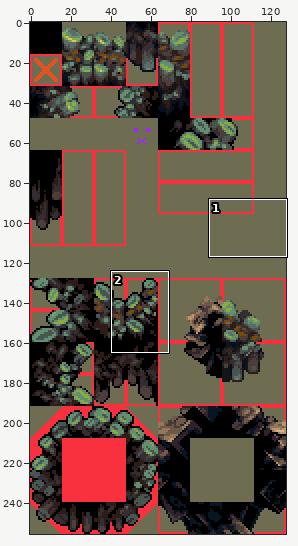
Edited in one commit: sprite sheet (images/tiles/forest-ground1.png). Above, an overview of the earlier version with the close-up marked.
Close-up. Before the commit:
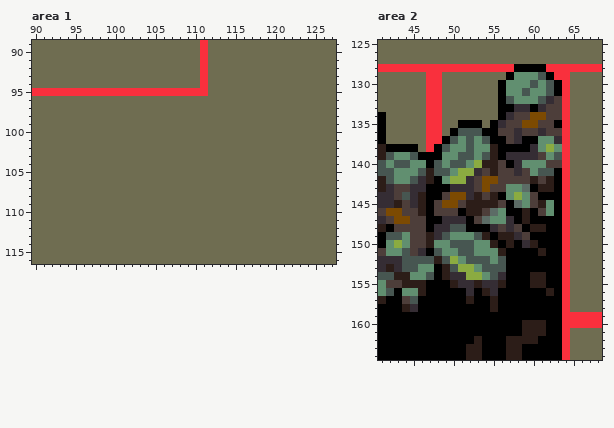
The file is 128x256 pixels. Shown: area 1: x 90..127, y 89..116; area 2: x 41..68, y 125..164.
And afterwards:
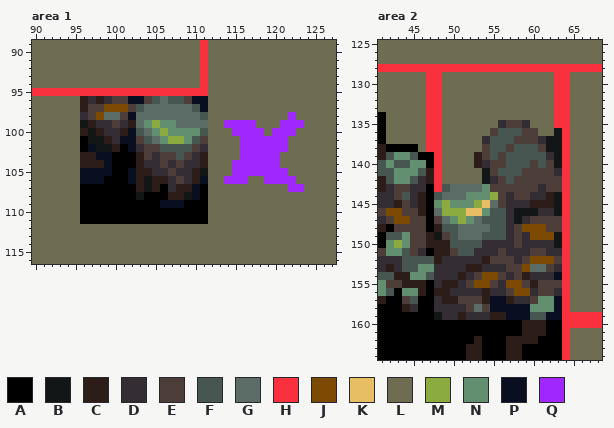
Palette (. is transparent): A #000000  B #131617  C #2c1d18  D #352d34  E #4d3e3a  F #475651  G #5c6c66  H #f9303d  J #7c4a02  K #e8be64  L #6f6d51  M #8bab41  N #618f70  P #090f21  Q #a127ff
Log entry: Incomplete touchup of the forest ground tiles.
Difference:
--- area 1
@@ x 90..127 @@
  95 HHHHHHHHHHHHHHHHHHHHHHLLLLLLLLLLLLLLLL
- 96 LLLLLLLLLLLLLLLLLLLLLLLLLLLLLLLLLLLLLL
- 97 LLLLLLLLLLLLLLLLLLLLLLLLLLLLLLLLLLLLLL
- 98 LLLLLLLLLLLLLLLLLLLLLLLLLLLLLLLLLLLLLL
- 99 LLLLLLLLLLLLLLLLLLLLLLLLLLLLLLLLLLLLLL
-100 LLLLLLLLLLLLLLLLLLLLLLLLLLLLLLLLLLLLLL
-101 LLLLLLLLLLLLLLLLLLLLLLLLLLLLLLLLLLLLLL
-102 LLLLLLLLLLLLLLLLLLLLLLLLLLLLLLLLLLLLLL
-103 LLLLLLLLLLLLLLLLLLLLLLLLLLLLLLLLLLLLLL
-104 LLLLLLLLLLLLLLLLLLLLLLLLLLLLLLLLLLLLLL
-105 LLLLLLLLLLLLLLLLLLLLLLLLLLLLLLLLLLLLLL
-106 LLLLLLLLLLLLLLLLLLLLLLLLLLLLLLLLLLLLLL
-107 LLLLLLLLLLLLLLLLLLLLLLLLLLLLLLLLLLLLLL
-108 LLLLLLLLLLLLLLLLLLLLLLLLLLLLLLLLLLLLLL
-109 LLLLLLLLLLLLLLLLLLLLLLLLLLLLLLLLLLLLLL
-110 LLLLLLLLLLLLLLLLLLLLLLLLLLLLLLLLLLLLLL
-111 LLLLLLLLLLLLLLLLLLLLLLLLLLLLLLLLLLLLLL
+ 96 LLLLLLCDCDEEPPEFGFFEPPLLLLLLLLLLLLLLLL
+ 97 LLLLLLCEEJJJEFGGGGGGFPLLLLLLLLLLLLLLLL
+ 98 LLLLLLDEJGGEPGGGGGGGGFLLLLLLLLLLQLLLLL
+ 99 LLLLLLBCDDEDCGNMNNGGGGLLQQQQLLLQQQLLLL
+100 LLLLLLCBCDDCPFGNMNNNNFLLLQQQQLQQQLLLLL
+101 LLLLLLABBCDPPEFGNMMNFELLLLQQQQQQLLLLLL
+102 LLLLLLAPBBCAPDEEFFFFEDLLLLQQQQQQLLLLLL
+103 LLLLLLCCPPAAACEDEEFEDCLLLLQQQQQLLLLLLL
+104 LLLLLLCCCPAAACDDEDEDDCLLLQQQQQQLLLLLLL
+105 LLLLLLPPPPAAPCCDDEDDCBLLLQQQQQQQLLLLLL
+106 LLLLLLPPPAAAPCBCCDEDCPLLQQQLLQQQQLLLLL
+107 LLLLLLAAAAAAACBCADCCPALLLLLLLLLLQQLLLL
+108 LLLLLLAAAAAAABAAACCBPALLLLLLLLLLLLLLLL
+109 LLLLLLAAAAAAAAAAPPPAAALLLLLLLLLLLLLLLL
+110 LLLLLLAAAAAAAAAAAAAAAALLLLLLLLLLLLLLLL
+111 LLLLLLAAAAAAAAAAAAAAAALLLLLLLLLLLLLLLL
 112 LLLLLLLLLLLLLLLLLLLLLLLLLLLLLLLLLLLLLL
--- area 2
@@ x 41..68 @@
 127 LLLLLLLLLLLLLLLLLLLLLLLLLLLL
-128 HHHHHHHHHHHHHHHHHAAAAHHHHHHH
-129 LLLLLLHHLLLLLLLLANNNFAHHLLLL
-130 LLLLLLHHLLLLLLLANNNFNFAHLLLL
-131 LLLLLLHHLLLLLLLANNFNNFAHLLLL
-132 LLLLLLHHLLLLLLLAFNNNFDEHLLLL
-133 LLLLLLHHLLLLLLLAADDADEEHLLLL
-134 ALLLLLHHLLLLLLLADEEJJEEHLLLL
-135 ALLLLLHHLLAAALADEEJJEEAHLLLL
-136 ALLLLLHHLAFFFAAEEDEEDEEHLLLL
-137 ALLLLLHHAFNFNFAAEDAANNDHLLLL
-138 CAAAALHAFNNFNNCAAAADNMNHLLLL
-139 CFNNFAAANNFFNFCADDDDENFHLLLL
-140 FNFFNNAFNFFNMCCEADNNNEEHLLLL
-141 FFNNNFCFFNMMDECEEDENFFAHLLLL
-142 CFNNFDCANMMDEJJEEEECECAHLLLL
-143 CDEEDDAAADDDEJEENNGACCAHLLLL
-144 DDEFDCAAEJJDCECANMNEAAAHLLLL
-145 DDCEDCAEJJECCCCEAGNECNAHLLLL
-146 EJJEECAEEEACCEGNAACAENAHLLLL
-147 DEJJEEAADDDAEGNNDACAAAAHLLLL
-148 CAEEEEADDFFAAADEDEACCAAHLLLL
-149 AFFNEECDFNNNFCACCDEAAAAHLLLL
-150 ANMNEECNNFFFNNCACADCAAAHLLLL
-151 ENNFEDAFNNFFNNNCAAAACAAHLLLL
-152 DDDFFFFCFMNFFFNFAAAAAAAHLLLL
-153 DCDFFNNACFMMNFFFAAAAAAAHLLLL
-154 FFCCNNFACDDMMNFDAAACCAAHLLLL
-155 NEECCCAAACDDCDDCAAACCAAHLLLL
-156 NFANNCAAAAADACDAAAAAACAHLLLL
-157 CAAEFAAAAAACAACAAAAAAAAHLLLL
-158 AAACDAAAAAAAAACAAAAAAAAHLLLL
-159 AAAAAAAAAAAAAAAAAAAAAAAHHHHH
+128 HHHHHHHHHHHHHHHHHHHHHHHHHHHH
+129 LLLLLLHHLLLLLLLLLLLLLLHHLLLL
+130 LLLLLLHHLLLLLLLLLLLLLLHHLLLL
+131 LLLLLLHHLLLLLLLLLLLLLLHHLLLL
+132 LLLLLLHHLLLLLLLLLLLLLLHHLLLL
+133 LLLLLLHHLLLLLLLLLLLLLLHHLLLL
+134 ALLLLLHHLLLLLLLLLLLLLLHHLLLL
+135 ALLLLLHHLLLLLLLDEEDLLLHHLLLL
+136 ALLLLLHHLLLLLLEFFFEELLBHLLLL
+137 ALLLLLHHLLLLLDFFFEEEDBBHLLLL
+138 CAAAALHHLLLLLEFFEFFFEBBHLLLL
+139 CFNNFAAHLLLLCEFEFFFFFDBHLLLL
+140 FNFFNNAHLLLLCDEEFFFEFEBHLLLL
+141 FFNNNFCHLLLLLBEFFFEEEEDHLLLL
+142 CFNNFDCHLLLLLBDEFEEEEEEHLLLL
+143 CDEEDDAHFGGGGNEEEEEEDEEHLLLL
+144 DDEFDCAFGGGNNNMEDEEDDCBHLLLL
+145 DDCEDCANMNNNMKGEDDDCCCBHLLLL
+146 EJJEECAGMMMKKNFFDBBBDDBHLLLL
+147 DEJJEEAEGNMNGFFFDBDEEEEHLLLL
+148 CAEEEEACFFGGGGFFDEJJJEEHLLLL
+149 AFFNEECBEFGGGFFFDEDJJJBHLLLL
+150 ANMNEECCCFFFFDDDDEDDDDBHLLLL
+151 ENNFEDACCEFFDDDEDDDEEDDHLLLL
+152 DDDFFFFCDDDDDCEEEDEJJJEHLLLL
+153 DCDFFNNDDDDCCDDDEEJGGEDHLLLL
+154 FFCCNNFDDDCDEJJEDECDDDPHLLLL
+155 NEECCCADCCDEJJEDJJECEEEHLLLL
+156 NFANNCACCDDDDCDDEJJDEEDHLLLL
+157 CAAEFAADCCEEECPPCDDENNPHLLLL
+158 AAACDAADDDDEGEPPPPPNNNPHLLLL
+159 AAAAAAABDDCDDDCCPPPFFPPHHHHH
 160 AAAAAAAAAAAAAAAAAACCCAAHHHHH
Changed places in both close-ups, as pixel boxes (x1, y1, x2, y2):
changed: (80, 96, 304, 224)
changed: (434, 64, 562, 320)
